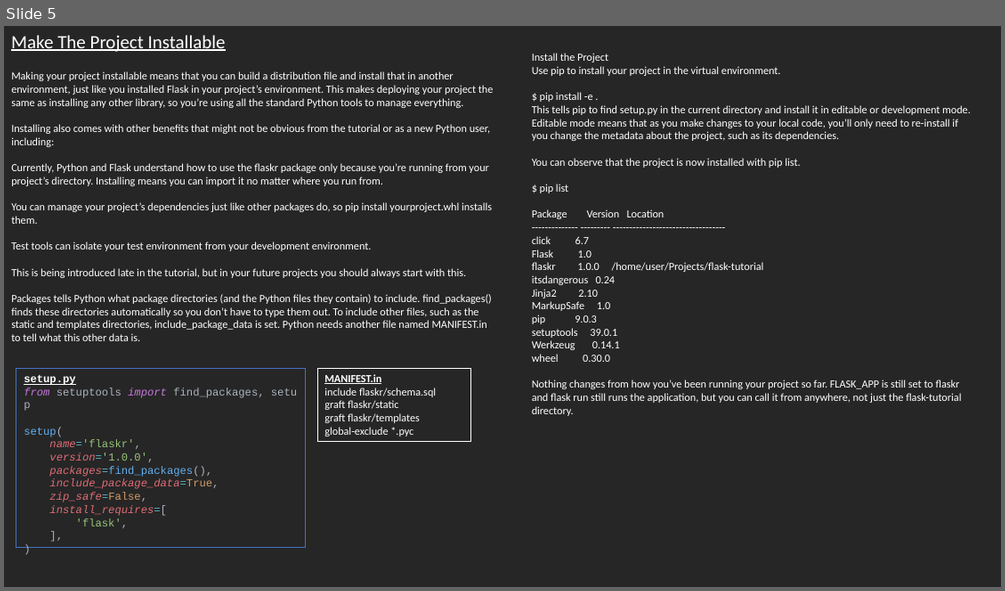
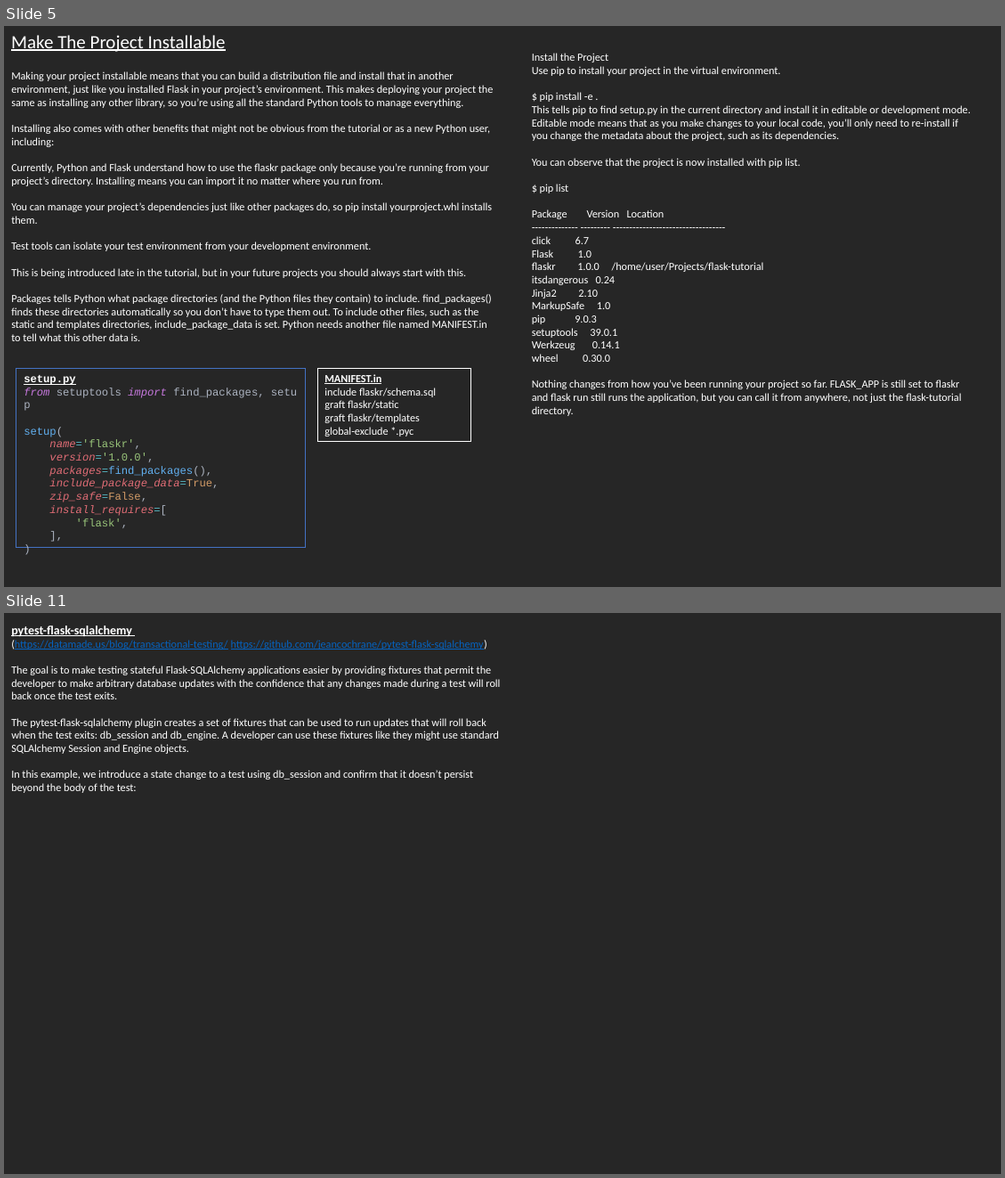
Before and after one commit to danhagg/notes, a slide deck: Flask/FlaskPallets_Tutorial.pptx. Shown one above the other, each under a label of ours: slide 5 before the commit, slides 5 and 11 after it; the slides between them are not shown. The pictures are 1005x591 and 1005x1178 pixels, drawn with LibreOffice and Linux fonts; fonts in the diff are those of the drawing. Boxes give left, top, right and bottom in pixels: in the first picture for what was removed or moved away, otherwise in the second. Text is boxed around its words. In the diff, an @@ line names an element or a change of style, - is before the commit and + after.

```diff
--- a/Flask/FlaskPallets_Tutorial.pptx
+++ b/Flask/FlaskPallets_Tutorial.pptx
@@ slide 11 added at bbox=[4, 613, 1001, 1174], background #262626 @@
@@ text added at bbox=[11, 625, 500, 793], 10.5 pt, text #FFFFFF @@
+pytest-flask-sqlalchemy
+(https://datamade.us/blog/transactional-testing/ https://github.com/jeancochrane/pytest-flask-sqlalchemy)
+The goal is to make testing stateful Flask-SQLAlchemy applications easier by providing fixtures that permit the developer to make arbitrary database updates with the confidence that any changes made during a test will roll back once the test exits.
+The pytest-flask-sqlalchemy plugin creates a set of fixtures that can be used to run updates that will roll back when the test exits: db_session and db_engine. A developer can use these fixtures like they might use standard SQLAlchemy Session and Engine objects.
+In this example, we introduce a state change to a test using db_session and confirm that it doesn’t persist beyond the body of the test:
```
Also in this commit, not shown: 8 other slides added, 2 slides removed, 2 other files.
